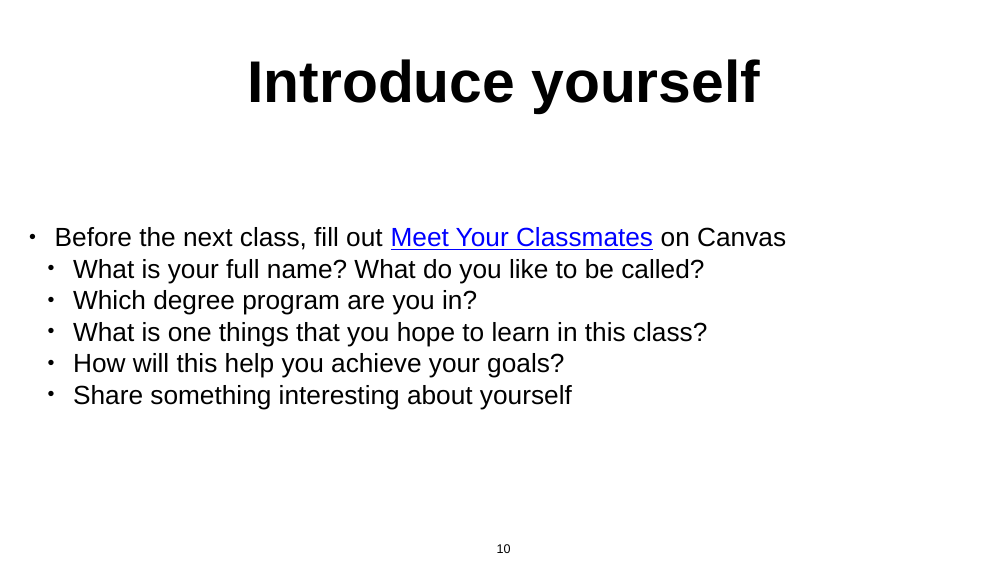
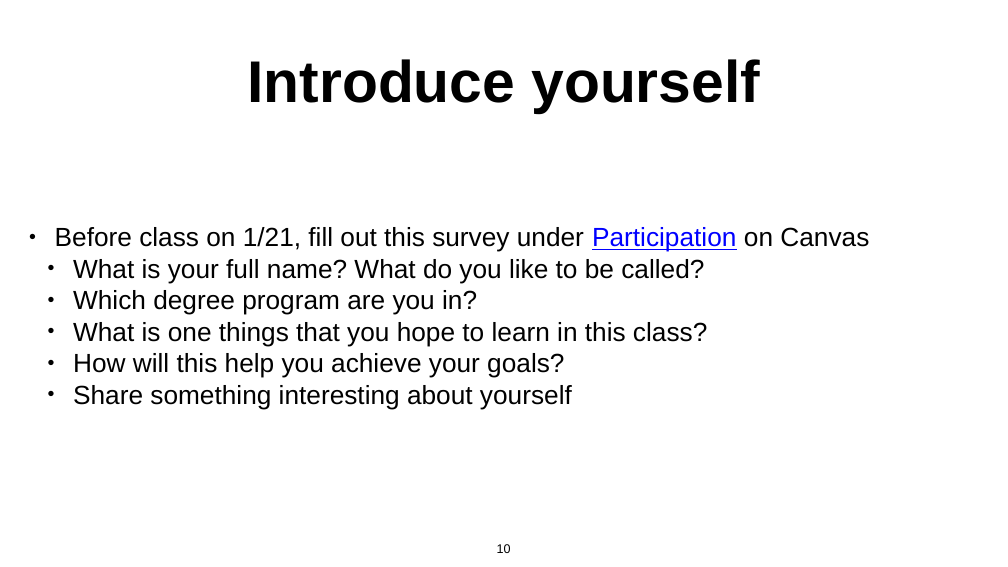
Before and after one commit to anirudhatalmale6-alt/Chem456-2026S, a slide deck: slide 10 of slides/0112-Introduction.pptx. Drawn at 1008x567 pixels with LibreOffice and Linux fonts; fonts in the diff are those of the drawing. Boxes give left, top, right and bottom in pixels: in the first picture for what was removed or moved away, otherwise in the second. Text is boxed around its words. In the diff, an @@ line names an element or a change of style, - is before the commit and + after.

```diff
--- a/slides/0112-Introduction.pptx
+++ b/slides/0112-Introduction.pptx
@@ text at box(55, 227, 869, 252): text changed @@
-• Before the next class, fill out Meet Your Classmates on Canvas
+• Before class on 1/21, fill out this survey under Participation on Canvas
```
Also in this commit, not shown: 2 other slides changed, 7 other files.
